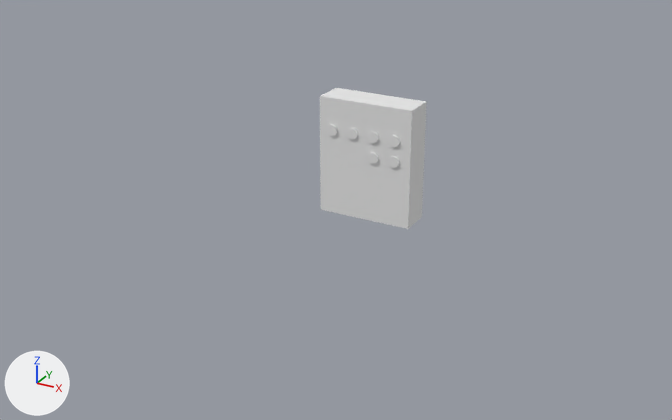
Before and after pictures for a commit that changed the Blender file Assets/Environment/Blender Files/powerbox.blend.
Both versions are drawn from a camera (50 mm lens) standing at (0.727, -1.46, 0.607) and looking at (-0.032, -0.08, -0.082). The axes (+X, +Y, +Z) are drawn at lower left. The lights are the same throughout.

The older version as bpy lines, for what is in view:
```python
me_cube = bpy.data.meshes.new('Cube')
me_cube.from_pydata(...)  # 200 vertices, 108 faces; spans x -2.97..2.97, y -0.38..0.34, z -1.0..1.0
me_cube.materials.append(mat_material)  # white #e7e7e7
# before: 0 (-2.97, 0.34, -1.0), 1 (2.97, 0.34, -1.0) at pixel (421, 216), 2 (2.97, -0.34, -1.0) at pixel (408, 228), 3 (-2.97, -0.34, -1.0) at pixel (320, 209), 4 (-2.97, 0.34, 1.0) at pixel (336, 87)
# before: 5 (2.97, 0.34, 1.0) at pixel (426, 101), 6 (2.97, -0.34, 1.0) at pixel (412, 110), 7 (-2.97, -0.34, 1.0) at pixel (319, 96)
ob_cube = bpy.data.objects.new('Cube', me_cube)
ob_cube.location = (0.0, 0.0, 0.0)
ob_cube.scale = (0.0312, 0.0926, 0.113)
```
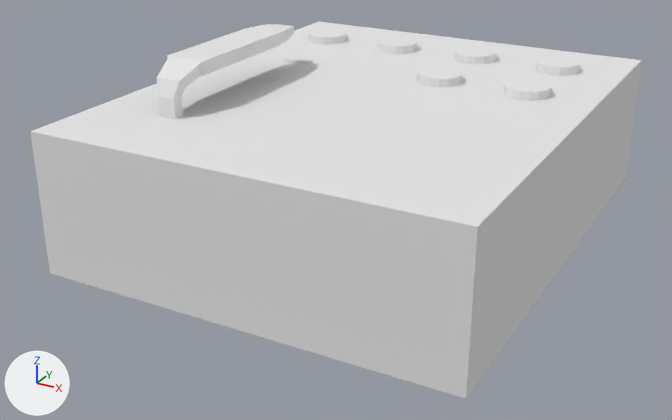
Boxes [x1, y1, x2, y2] around the edits, measured in the pictures (672 x 420 px; the box of a moved part takes in the faces that stretch with it):
'Cube', reshaped, rescaled (467% wider, 166% taller)
    before: [320, 88, 427, 229]
    after: [30, 22, 641, 399]
part 1 of me_cube, added
    after: [30, 22, 641, 399]
part 2 of me_cube, moved or reshaped
    before: [347, 128, 358, 139]
    after: [308, 29, 346, 45]
part 3 of me_cube, moved or reshaped
    before: [368, 152, 379, 164]
    after: [377, 37, 417, 54]
part 4 of me_cube, moved or reshaped
    before: [368, 132, 379, 143]
    after: [454, 46, 496, 64]
part 5 of me_cube, moved or reshaped
    before: [388, 156, 400, 168]
    after: [536, 56, 580, 76]
part 6 of me_cube, moved or reshaped
    before: [389, 135, 400, 147]
    after: [417, 67, 462, 87]
part 7 of me_cube, moved or reshaped
    before: [327, 124, 338, 136]
    after: [503, 79, 552, 101]
part 8 of me_cube, added
    after: [284, 56, 312, 64]
part 9 of me_cube, added
    after: [157, 24, 294, 119]
part 10 of me_cube, deleted
    before: [320, 88, 427, 229]

Diff of the bpy script that builds the scene:
```diff
--- a/Assets/Environment/Blender Files/powerbox.blend.py
+++ b/Assets/Environment/Blender Files/powerbox.blend.py
@@ me_cube @@
 # used by ob_cube; location = (0.0, 0.0, 0.0); scale = (0.0312, 0.0926, 0.113)
 # verts and faces of me_cube; kept vertices keep their numbers, new ones are numbered from 200
-me_cube.from_pydata(...)  # 200 vertices, 108 faces; spans x -2.97..2.97, y -0.38..0.34, z -1.0..1.0
+me_cube.from_pydata(...)  # 272 vertices, 163 faces; spans x -0.38..0.38, y -0.46..0.46, z -0.13..0.21
+# me_cube part 1: a new loose piece, a box spanning x -0.38..0.38, y -0.46..0.46, z -0.13..0.13, in mat_material (white #e7e7e7)
+# me_cube part 2: the loose piece of 32 vertices spanning x -1.1..-0.44, y -0.38..-0.28, z 0.38..0.56 is multiplied about its middle by the matrix ((0.127, 0.0, 0.0), (0.0, 0.0, 0.46), (0.0, -0.376, 0.0)), then moved by (0.5, 0.64, -0.34)
+# me_cube part 3: the loose piece of 32 vertices spanning x 0.28..0.95, y -0.38..-0.28, z 0.03..0.21 is multiplied about its middle by the matrix ((0.127, 0.0, 0.0), (0.0, 0.0, 0.46), (0.0, -0.376, 0.0)), then moved by (-0.71, 0.64, 0.01)
+# me_cube part 4: the loose piece of 32 vertices spanning x 0.28..0.95, y -0.38..-0.28, z 0.38..0.56 is multiplied about its middle by the matrix ((0.127, 0.0, 0.0), (0.0, 0.0, 0.46), (0.0, -0.376, 0.0)), then moved by (-0.54, 0.64, -0.34)
+# me_cube part 5: the loose piece of 32 vertices spanning x 1.63..2.29, y -0.38..-0.28, z 0.03..0.21 is multiplied about its middle by the matrix ((0.127, 0.0, 0.0), (0.0, 0.0, 0.46), (0.0, -0.376, 0.0)), then moved by (-1.71, 0.64, 0.01)
+# me_cube part 6: the loose piece of 32 vertices spanning x 1.63..2.29, y -0.38..-0.28, z 0.38..0.56 is multiplied about its middle by the matrix ((0.127, 0.0, 0.0), (0.0, 0.0, 0.46), (0.0, -0.376, 0.0)), then moved by (-1.88, 0.45, -0.34)
+# me_cube part 7: the loose piece of 32 vertices spanning x -2.43..-1.77, y -0.38..-0.28, z 0.38..0.56 is multiplied about its middle by the matrix ((0.127, 0.0, 0.0), (0.0, 0.0, 0.46), (0.0, -0.376, 0.0)), then moved by (2.35, 0.45, -0.34)
+# me_cube part 8: the loose piece of 32 vertices spanning x 0.28..0.95, y -0.38..-0.28, z 0.03..0.21 is copied, and the copy is turned -90 degrees about the x axis through its middle and scaled by 0.101, then moved by (-0.84, 0.45, 0.01); it spans x -0.26..-0.2, y 0.1..0.14, z 0.12..0.13
+# me_cube part 9: a new loose piece of 40 vertices spanning x -0.27..-0.19, y -0.3..0.08, z 0.13..0.21, in mat_material (white #e7e7e7)
+# me_cube part 10
+delete_vertices([*range(0, 8)])  # with the faces that use them
 me_cube.materials.append(mat_material)
@@ ob_cube @@
 ob_cube.location = (0.0, 0.0, 0.0)
-ob_cube.scale = (0.0312, 0.0926, 0.113)
```
